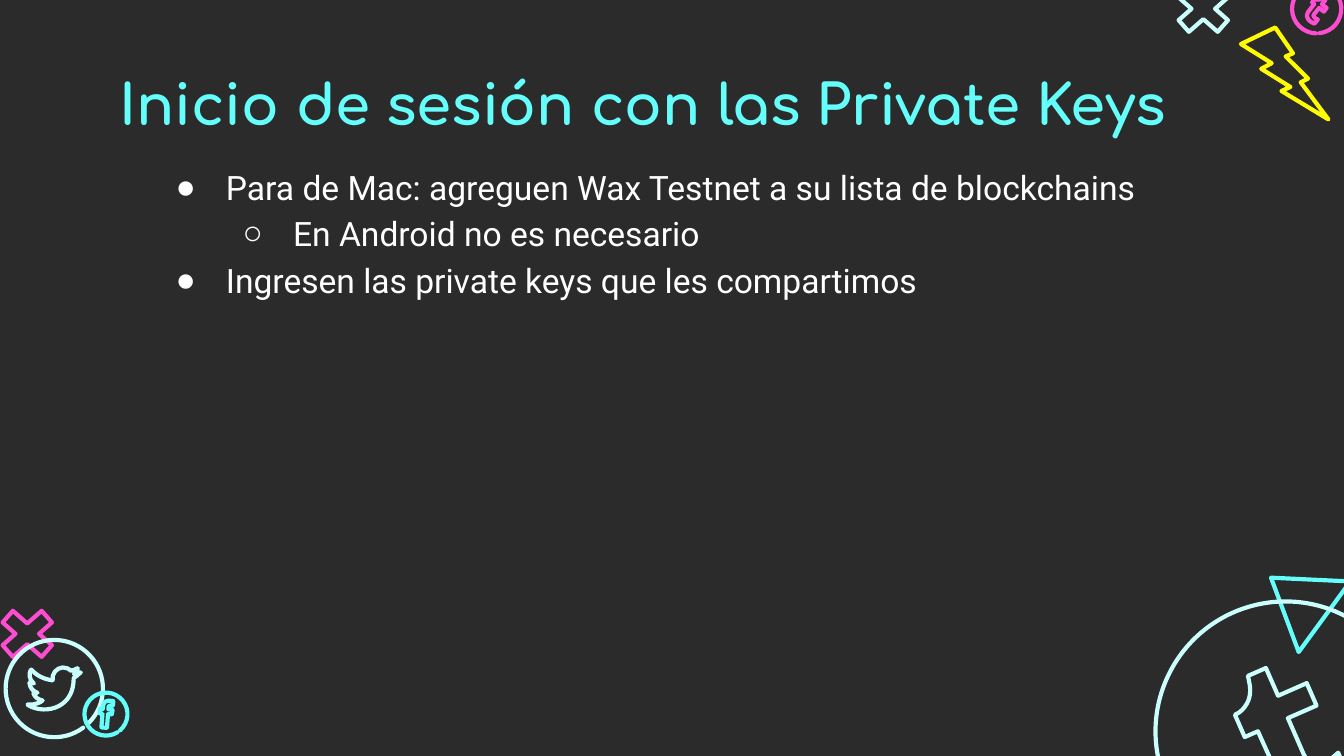
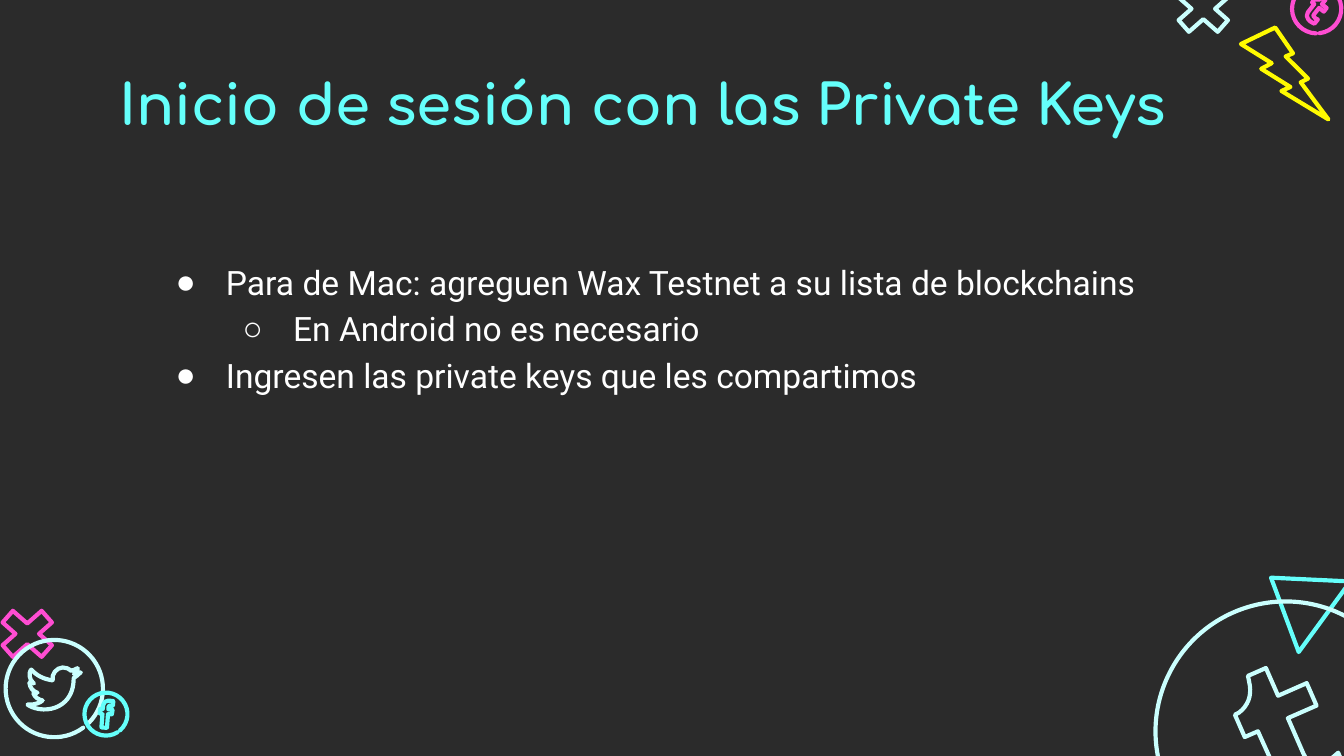
Before and after one commit to Lorena20U/nft_rifa, a slide deck: slide 9 of Presentación.pptx. Drawn at 1344x756 pixels with LibreOffice and Linux fonts; fonts in the diff are those of the drawing; background and template pictures are left out; a plain dark background stands for a picture behind light text. Boxes give left, top, right and bottom in pixels: in the first picture for what was removed or moved away, otherwise in the second. Text is boxed around its words. In the diff, an @@ line names an element or a change of style, - is before the commit and + after.

```diff
--- a/Presentación.pptx
+++ b/Presentación.pptx
@@ text "Para de Mac: agreguen Wax ...": place and size @@
-text "Para de Mac: agreguen Wax ..." at <box>226,174,1135,300</box>
+text "Para de Mac: agreguen Wax ..." at <box>226,269,1135,395</box>
```
Also in this commit, not shown: 2 other slides changed, 1 other file.
